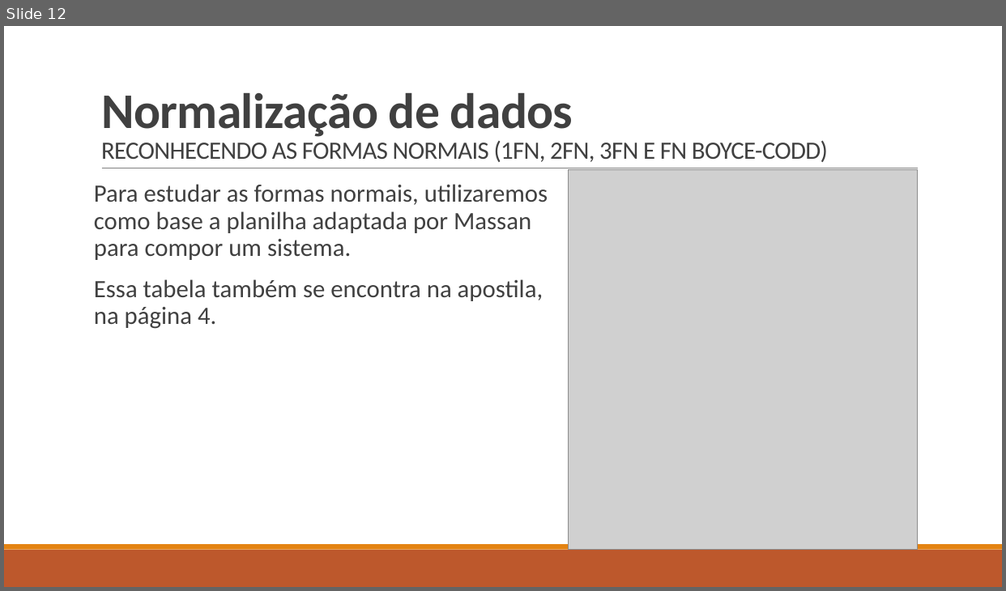
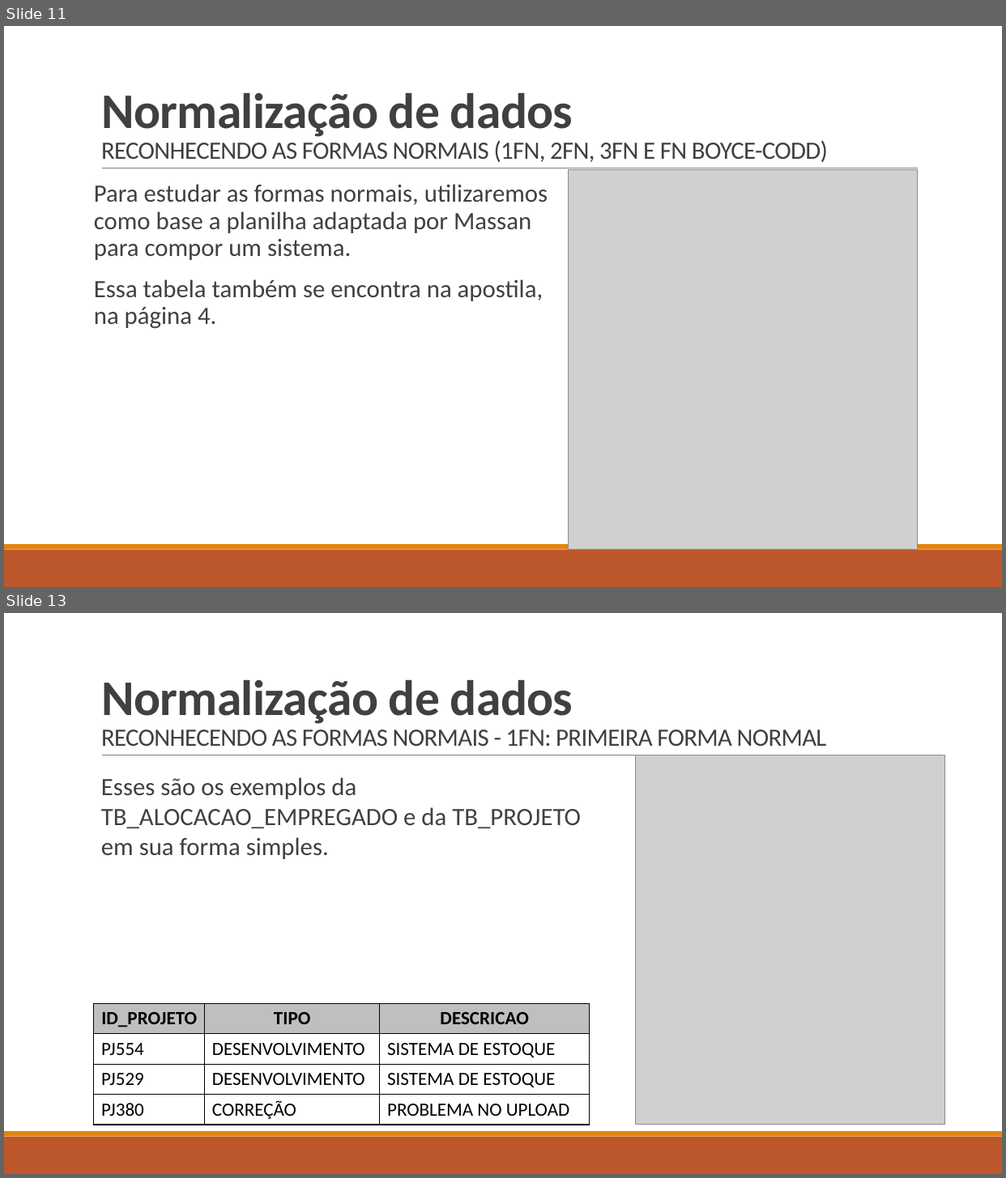
Before and after one commit to LucasHerculanoAmaro/Minhas-Aulas, a slide deck: Euripedes Simões de Paula/Banco de Dados/Aula 6/Normalização de dados.pptx. Shown one above the other, each under a label of ours: slide 12 before the commit, slides 11 and 13 after it; the slides between them are not shown. The pictures are 1006x591 and 1006x1178 pixels, drawn with LibreOffice and Linux fonts; fonts in the diff are those of the drawing; grey boxes stand for pictures. Boxes give left, top, right and bottom in pixels: in the first picture for what was removed or moved away, otherwise in the second. Text is boxed around its words. In the diff, an @@ line names an element or a change of style, - is before the commit and + after.

Commit message:
Adicionando aula 6 de Banco de Dados

```diff
--- a/Euripedes Simões de Paula/Banco de Dados/Aula 6/Normalização de dados.pptx
+++ b/Euripedes Simões de Paula/Banco de Dados/Aula 6/Normalização de dados.pptx
@@ slide 13 added at box(4, 613, 1002, 1174), background #FFFFFF; not listed: 3 template elements that a slide beside it also shows @@
@@ title added at box(101, 680, 827, 746), 24 pt, text #404040 @@
+Normalização de dados
+RECONHECENDO AS FORMAS NORMAIS - 1FN: PRIMEIRA FORMA NORMAL
@@ picture added at box(636, 756, 945, 1125) @@
@@ text added at box(101, 777, 581, 859), 24 pt, text #404040 @@
+Esses são os exemplos da TB_ALOCACAO_EMPREGADO e da TB_PROJETO em sua forma simples.
@@ table added at box(94, 1003, 590, 1125), 4 rows, 3 columns @@
+ID_PROJETO | TIPO | DESCRICAO
+PJ554 | DESENVOLVIMENTO | SISTEMA DE ESTOQUE
+PJ529 | DESENVOLVIMENTO | SISTEMA DE ESTOQUE
+PJ380 | CORREÇÃO | PROBLEMA NO UPLOAD
@@ what was slide 12 is now slide 11 @@
```
Also in this commit, not shown: 1 slide changed, 7 other slides added, 1 slide removed, 9 other files.
